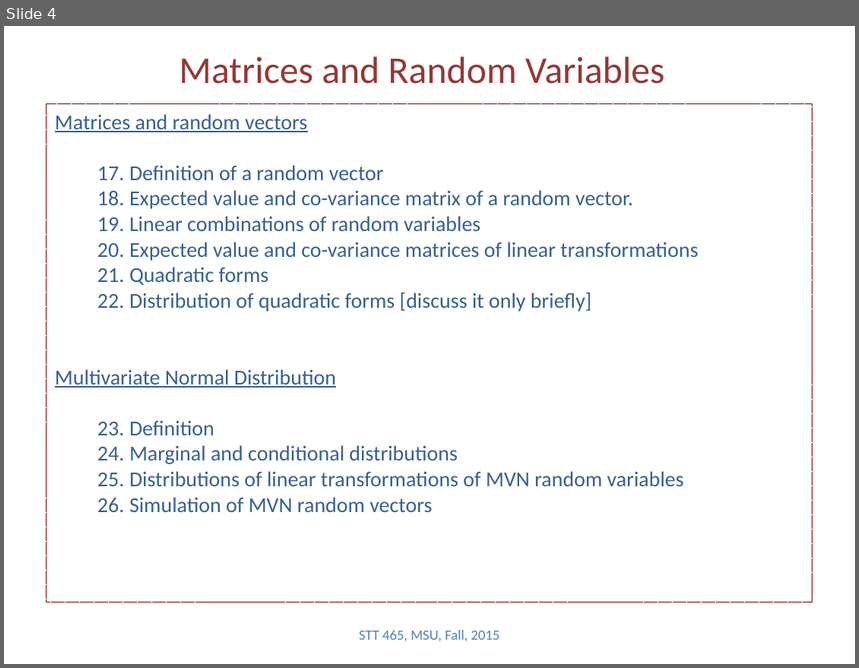
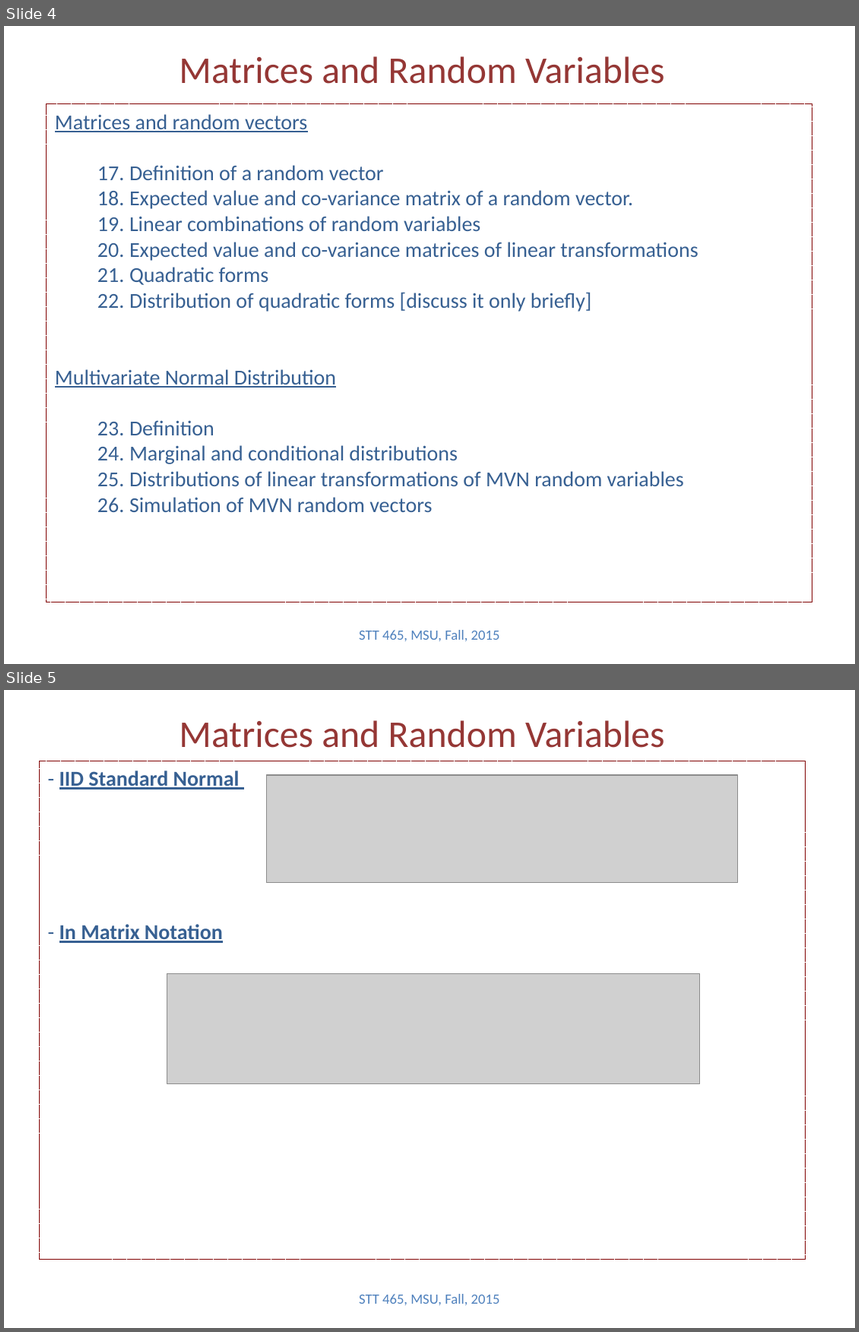
Before and after one commit to Boukos/STT465, a slide deck: STT465_linearAlgebraReview.pptx. Shown one above the other, each under a label of ours: slide 4 before the commit, slides 4 and 5 after it. The pictures are 859x668 and 859x1332 pixels, drawn with LibreOffice and Linux fonts; fonts in the diff are those of the drawing; grey boxes stand for pictures. Boxes give left, top, right and bottom in pixels: in the first picture for what was removed or moved away, otherwise in the second. Text is boxed around its words. In the diff, an @@ line names an element or a change of style, - is before the commit and + after.

```diff
--- a/STT465_linearAlgebraReview.pptx
+++ b/STT465_linearAlgebraReview.pptx
@@ slide 5 added at (4,690,855,1328), background #FFFFFF @@
@@ title added at (179,720,665,748), 32 pt, text #953735 @@
+Matrices and Random Variables
@@ rectangle added at (40,761,806,1259), outline #800000 0.75 pt dashed, 18 pt, text #376092, bold, underline @@
+- IID Standard Normal
+- In Matrix Notation
@@ picture added at (266,775,737,882) @@
@@ picture added at (167,973,700,1084) @@
@@ text added at (359,1294,500,1306), 12 pt, text #4F81BD @@
+STT 465, MSU, Fall, 2015
```
Also in this commit, not shown: 2 slides changed, 1 other slide added, 2 other files.
